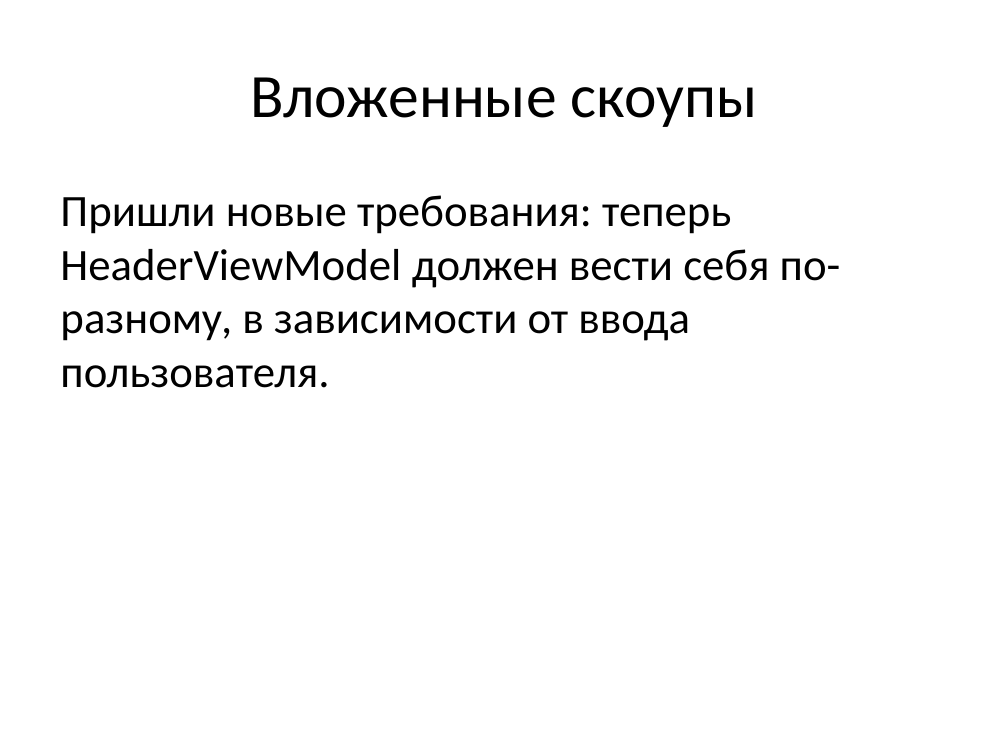
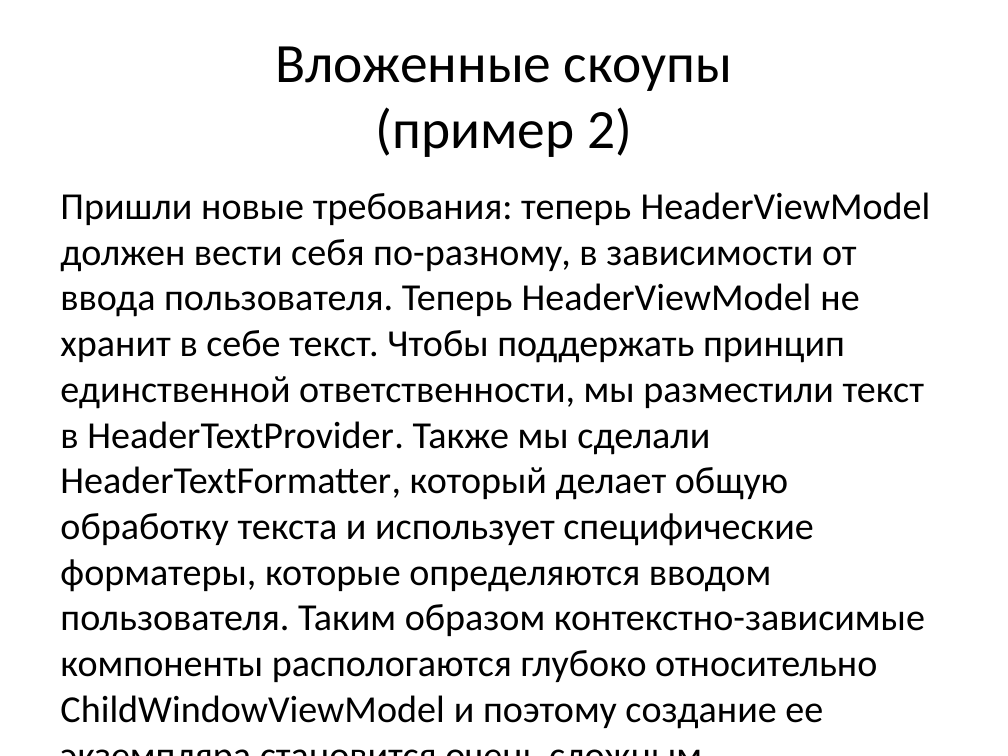
Before and after one commit to efimilya/AutofacPresentation, a slide deck: slide 3 of Slides.pptx. Drawn at 1008x756 pixels with LibreOffice and Linux fonts; fonts in the diff are those of the drawing. Boxes give left, top, right and bottom in pixels: in the first picture for what was removed or moved away, otherwise in the second. Text is boxed around its words. In the diff, an @@ line names an element or a change of style, - is before the commit and + after.

Commit message:
Add description in expamle 2 about bad child scopes scenario

```diff
--- a/Slides.pptx
+++ b/Slides.pptx
@@ title at (276, 46, 732, 157): text changed; size 44 to 39.6 pt @@
-Вложенные скоупы
+Вложенные скоупы
+(пример 2)
@@ text at (60, 192, 931, 729): text changed; size 32 to 27.2 pt @@
-Пришли новые требования: теперь HeaderViewModel должен вести себя по-разному, в зависимости от ввода пользователя.
+Пришли новые требования: теперь HeaderViewModel должен вести себя по-разному, в зависимости от ввода пользователя. Теперь HeaderViewModel не хранит в себе текст. Чтобы поддержать принцип единственной ответственности, мы разместили текст в HeaderTextProvider. Также мы сделали HeaderTextFormatter, который делает общую обработку текста и использует специфические форматеры, которые определяются вводом пользователя. Таким образом контекстно-зависимые компоненты распологаются глубоко относительно ChildWindowViewModel и поэтому создание ее экземпляра становится очень сложным.
```
